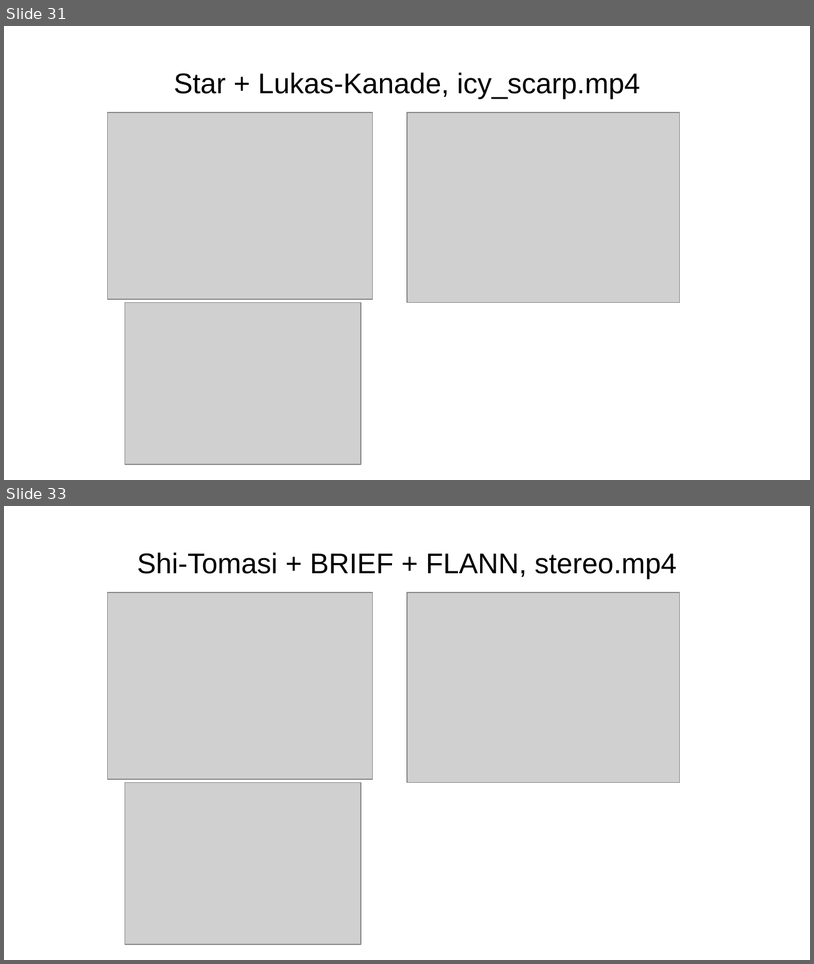
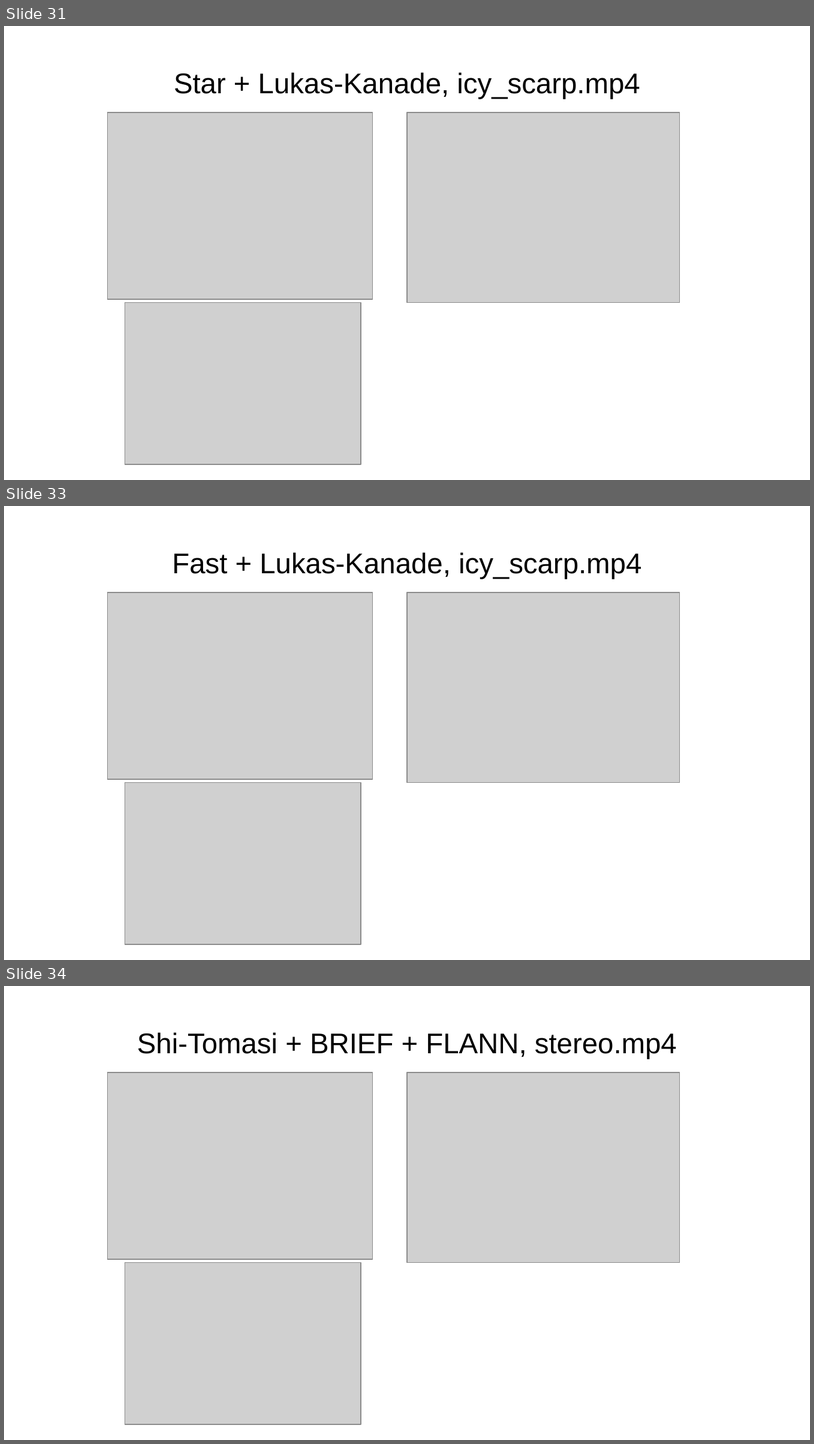
Before and after one commit to daniel-95/diploma, a slide deck: диплом/вкр.pptx. Shown one above the other, each under a label of ours: slides 31 and 33 before the commit, slides 31, 33 and 34 after it; the slides between them are not shown. The pictures are 814x964 and 814x1444 pixels, drawn with LibreOffice and Linux fonts; fonts in the diff are those of the drawing; grey boxes stand for pictures. Boxes give left, top, right and bottom in pixels: in the first picture for what was removed or moved away, otherwise in the second. Text is boxed around its words. In the diff, an @@ line names an element or a change of style, - is before the commit and + after.

```diff
--- a/диплом/вкр.pptx
+++ b/диплом/вкр.pptx
@@ slide 33 added at <box>4,506,810,960</box>, background #FFFFFF @@
@@ text added at <box>172,552,642,579</box>, 28 pt, text #000000 @@
+Fast + Lukas-Kanade, icy_scarp.mp4
@@ picture added at <box>108,592,373,779</box> @@
@@ picture added at <box>407,592,680,783</box> @@
@@ picture added at <box>125,783,361,945</box> @@
@@ what was slide 33 is now slide 34 @@
```
Also in this commit, not shown: 8 other files.
